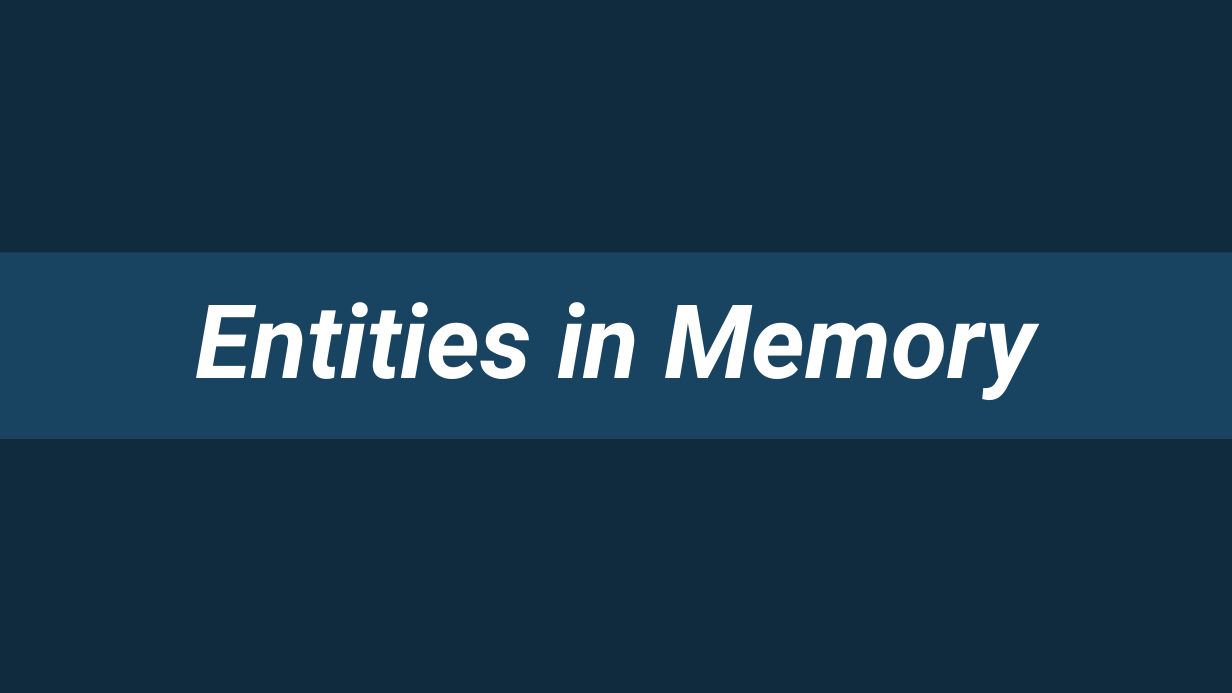
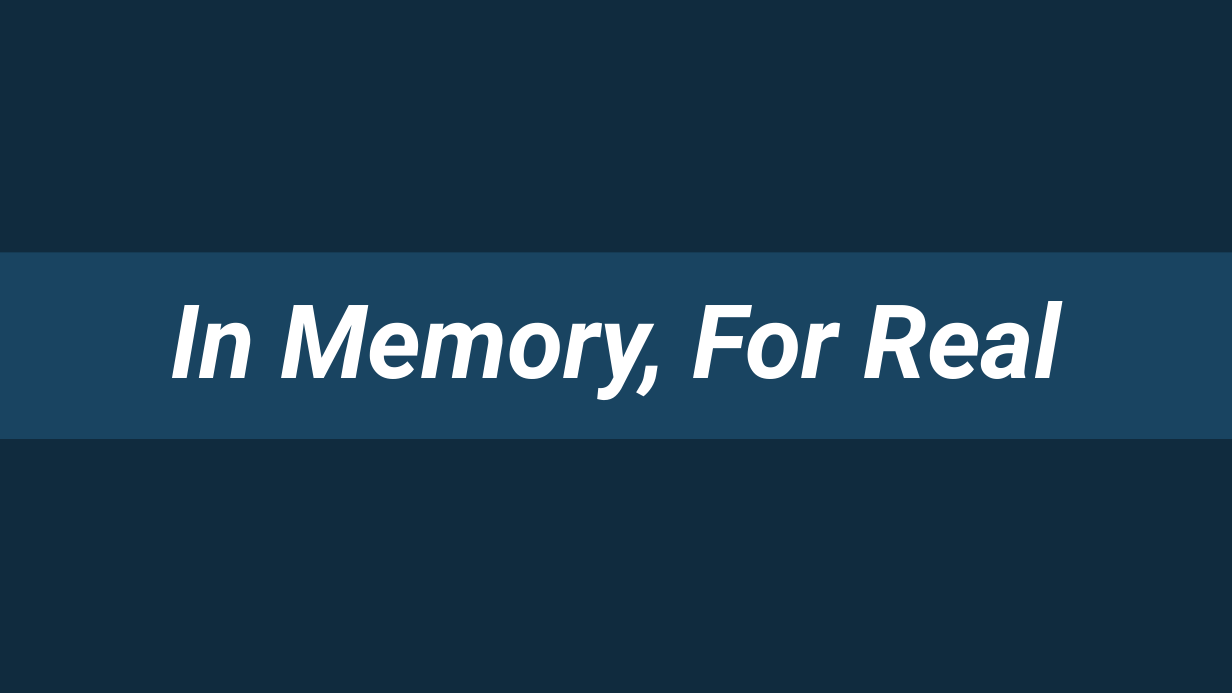
Before and after one commit to rogeralsing/Presentations, a slide deck: slide 11 of Starcounter/usa.pptx (slide 9 before the commit). Drawn at 1232x693 pixels with LibreOffice and Linux fonts; fonts in the diff are those of the drawing. Boxes give left, top, right and bottom in pixels: in the first picture for what was removed or moved away, otherwise in the second. Text is boxed around its words. In the diff, an @@ line names an element or a change of style, - is before the commit and + after.

```diff
--- a/Starcounter/usa.pptx
+++ b/Starcounter/usa.pptx
@@ title at bbox=[170, 301, 1061, 400]: text changed @@
-Entities in Memory
+In Memory, For Real
```
Also in this commit, not shown: 10 other slides changed, 7 slides added, 1 slide removed.
